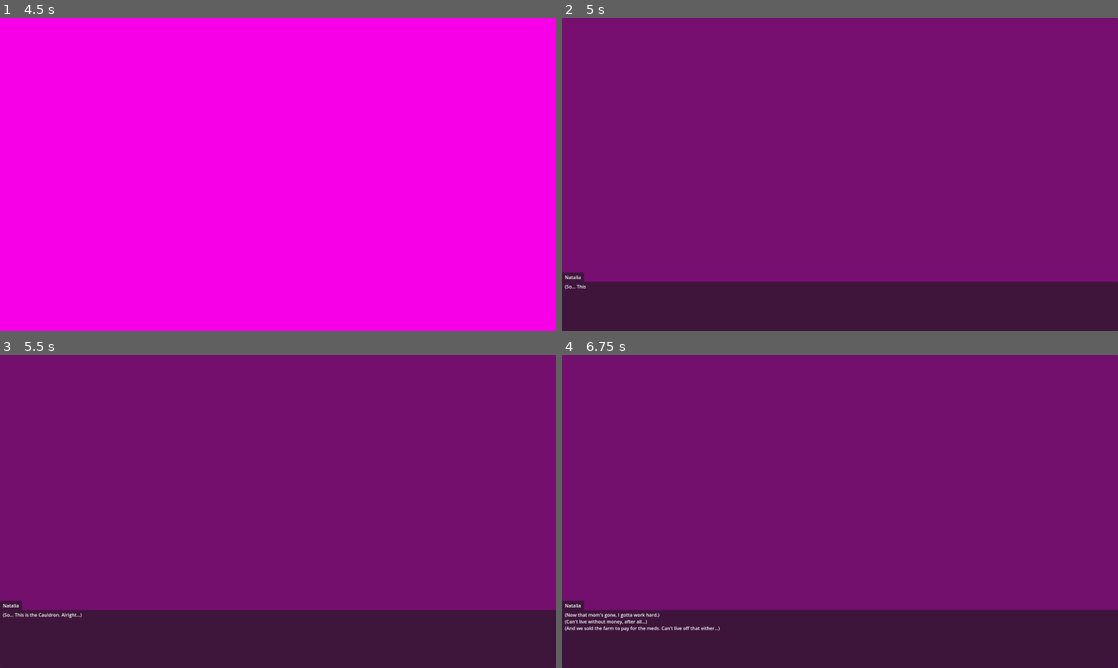
Above: before the commit, frames 1-4 (two rows, left to right).
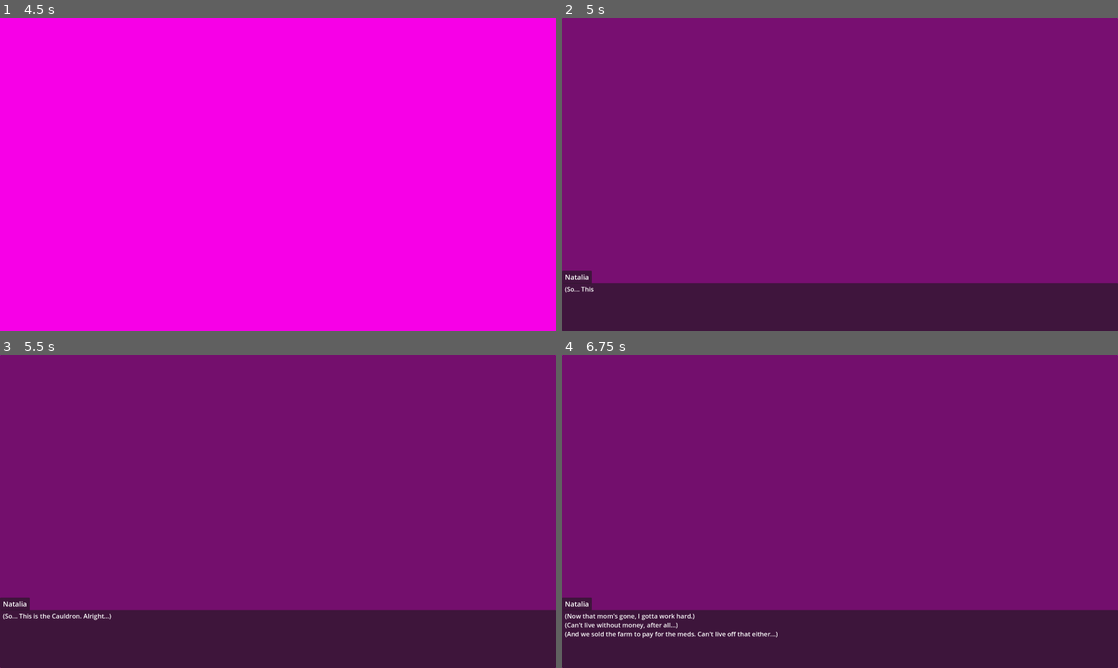
Above: after the commit, the same moments.

Repository: Zettexe/game-jam-dvd-2
Game: Godot game, scene res://MainMenu.tscn
Same seed, same stepped clock (60 frames per second), same inputs: the game is played once before the commit and once after it.
Inputs:
- Up to frame 1 (4.5 s): click "Play" at 0.5 s; click "Play" at 1.25 s; hold D (move_right) 2.03-2.78 s; tap E (interact) every 0.75 s from 2.1 to 4.35 s; hold S (move_down) 2.78-3.53 s; hold D (move_right) 3.53-4.28 s; hold W (move_up) from 4.28 s (still down)
- Up to frame 2 (5 s): keep holding W (move_up)
- Up to frame 3 (5.5 s): release W (move_up) at 5.03 s; hold A (move_left) from 5.03 s (still down); tap E (interact) at 5.1 s
- Up to frame 4 (6.75 s): tap Enter at 5.75 s; tap E (interact) at 5.85, 6.6 s; release A (move_left) at 6.53 s; hold S (move_down) from 6.53 s (still down)

Frame 1 is identical in both runs. In frame 2, 0.6% of the frame differs, in the area x 0-100%, y 80-88%; in frame 3, 0.3%; in frame 4, 1.2%, in the area x 0-39%, y 77-91%.

Commit message:
Fix fontsize and stuff

Diff:
--- a/Dialogue.tscn
+++ b/Dialogue.tscn
@@ -3,7 +3,6 @@
 [ext_resource type="Script" path="res://Scripts/Dialogue.gd" id="1_4sd8c"]
 
 [node name="Dialogue" type="Control" groups=["Dialogue"]]
-visible = false
 layout_mode = 3
 anchors_preset = 15
 anchor_right = 1.0
@@ -41,6 +40,8 @@
 offset_left = 10.0
 offset_right = 10.0
 grow_vertical = 0
+theme_override_font_sizes/normal_font_size = 24
+text = "Aint nothin here"
 fit_content = true
 scroll_active = false
 autowrap_mode = 0
@@ -74,6 +75,7 @@
 offset_bottom = -7.0
 grow_horizontal = 2
 grow_vertical = 2
+theme_override_font_sizes/normal_font_size = 22
 text = "Lorem ipsum dolor sit amet, consectetur adipiscing elit, sed do eiusmod tempor incididunt ut labore et dolore m …(335 unchanged characters)…
 scroll_active = false
 scroll_following = true
--- a/MainMenu.tscn
+++ b/MainMenu.tscn
@@ -1,6 +1,7 @@
-[gd_scene load_steps=11 format=3 uid="uid://cu4sqal4eevky"]
+[gd_scene load_steps=12 format=3 uid="uid://cu4sqal4eevky"]
 
 [ext_resource type="Texture2D" uid="uid://cjrnpquo34dos" path="res://Assets/cutting_board.png" id="1_ceqey"]
+[ext_resource type="Script" path="res://Test.gd" id="1_kr7ow"]
 [ext_resource type="Script" path="res://MenuItems.gd" id="2_uvttq"]
 [ext_resource type="FontFile" uid="uid://bt4bbwg6d7703" path="res://Assets/Rubik/static/Rubik-Medium.ttf" id="3_npuvc"]
 [ext_resource type="Texture2D" uid="uid://ddkde2fx2sciu" path="res://Assets/f1.png" id="4_umhbe"]
@@ -32,6 +33,7 @@
 anchor_bottom = 1.0
 grow_horizontal = 2
 grow_vertical = 2
+script = ExtResource("1_kr7ow")
 
 [node name="Background" type="Panel" parent="."]
 layout_mode = 1
--- a/NPC.tscn
+++ b/NPC.tscn
@@ -7,6 +7,7 @@
 position = Vector2(45, -17)
 collision_layer = 17
 script = ExtResource("1_73cwi")
+dialogue_size = Vector2(200, 85)
 dialogue_offset = Vector2(0, -150)
 sprite_position = Vector2(0, 0)
 
--- a/Scripts/Dialogue.gd
+++ b/Scripts/Dialogue.gd
@@ -28,8 +28,8 @@
 
 # Change to more robust inputs later
 func show_dialogue(npc_name: String, text: String):
-	if not npc_name:
-		name_label.visible = false
+	name_label.visible = not not npc_name
+	await get_tree().process_frame
 	name_label.text = npc_name
 	content_node.text = text
 	content_node.visible_characters = 0
--- a/Scripts/MainInit.gd
+++ b/Scripts/MainInit.gd
@@ -22,7 +22,7 @@
 var loading_target = Color.TRANSPARENT
 var should_move_witch = false
 var game_over = false
-var timeout = 60 * 1 # minutes
+var timeout = 60 * 5 # minutes
 var timer = 0
 var start_timer = false
 
--- a/Scripts/NPC.gd
+++ b/Scripts/NPC.gd
@@ -8,8 +8,8 @@
 @export var npc_content: String
 
 @export var npc: DialogueData.Character
-@export var dialogue_size = Vector2(200, 85)
-@export var dialogue_offset = Vector2(0, -175)
+@export var dialogue_size = Vector2(300, 140)
+@export var dialogue_offset = Vector2(0, -200)
 
 @export var scripted_dialogue: DialogueData.ScriptedDialogue
 
--- /dev/null
+++ b/Test.gd
@@ -0,0 +1,16 @@
+extends Control
+
+# Called when the node enters the scene tree for the first time.
+func _ready():
+	var longest_content = ""
+	for s in DialogueData.SCRIPTED_DIALOGUE:
+		print(s)
+		if s == DialogueData.ScriptedDialogue.INTRO:
+			continue
+
+		for item in DialogueData.SCRIPTED_DIALOGUE[s]:
+			print(item)
+			if item.content.length() > longest_content.length():
+				longest_content = item.content
+
+	print(longest_content)
--- a/test_scene.tscn
+++ b/test_scene.tscn
@@ -38,10 +38,12 @@
 		p.has_crate_powerup = true
 
 func _on_area_player_entered(body):
-	sprite.modulate = Color.RED
+	pass
+	#sprite.modulate = Color.RED
 
 func _on_area_body_exited(body):
-	sprite.modulate = Color.WHITE
+	pass
+	#sprite.modulate = Color.WHITE
 "
 
 [sub_resource type="WorldBoundaryShape2D" id="WorldBoundaryShape2D_xec66"]
@@ -107,12 +109,16 @@
 
 [node name="NPC" parent="Table Set" instance=ExtResource("8_05blk")]
 position = Vector2(-64, -18)
+dialogue_size = Vector2(300, 140)
+dialogue_offset = Vector2(0, -200)
 texture = ExtResource("5_s860t")
 sprite_position = Vector2(-4, -110)
 
 [node name="NPC2" parent="Table Set" instance=ExtResource("8_05blk")]
 position = Vector2(80, -15)
 npc = 1
+dialogue_size = Vector2(300, 140)
+dialogue_offset = Vector2(0, -200)
 texture = ExtResource("6_w4eis")
 sprite_position = Vector2(-4, -110)
 
@@ -125,6 +131,8 @@
 [node name="NPC" parent="Table Set 2" instance=ExtResource("8_05blk")]
 position = Vector2(-66, -18)
 npc = 6
+dialogue_size = Vector2(300, 140)
+dialogue_offset = Vector2(0, -200)
 flip_h = true
 texture = ExtResource("6_w4eis")
 sprite_position = Vector2(-4, -110)
@@ -132,6 +140,8 @@
 [node name="NPC2" parent="Table Set 2" instance=ExtResource("8_05blk")]
 position = Vector2(63, -18)
 npc = 5
+dialogue_size = Vector2(300, 140)
+dialogue_offset = Vector2(0, -200)
 flip_h = true
 texture = ExtResource("11_capwe")
 sprite_position = Vector2(-4, -110)
@@ -144,12 +154,16 @@
 
 [node name="NPC" parent="Table Set 3" instance=ExtResource("8_05blk")]
 position = Vector2(-66, -18)
+dialogue_size = Vector2(300, 140)
+dialogue_offset = Vector2(0, -200)
 texture = ExtResource("11_capwe")
 sprite_position = Vector2(-1, -110)
 
 [node name="NPC2" parent="Table Set 3" instance=ExtResource("8_05blk")]
 position = Vector2(63, -18)
 npc = 1
+dialogue_size = Vector2(300, 140)
+dialogue_offset = Vector2(0, -200)
 texture = ExtResource("8_7upr0")
 sprite_position = Vector2(-1, -90)
 
@@ -162,12 +176,16 @@
 [node name="NPC" parent="Table Set 4" instance=ExtResource("8_05blk")]
 position = Vector2(-66, -18)
 npc = 8
+dialogue_size = Vector2(300, 140)
+dialogue_offset = Vector2(0, -200)
 texture = ExtResource("5_s860t")
 sprite_position = Vector2(-1, -110)
 
 [node name="NPC2" parent="Table Set 4" instance=ExtResource("8_05blk")]
 position = Vector2(63, -18)
 npc = 7
+dialogue_size = Vector2(300, 140)
+dialogue_offset = Vector2(0, -200)
 texture = ExtResource("8_7upr0")
 sprite_position = Vector2(-1, -90)
 
@@ -179,12 +197,16 @@
 
 [node name="NPC" parent="Table Set 5" instance=ExtResource("8_05blk")]
 position = Vector2(-66, -18)
+dialogue_size = Vector2(300, 140)
+dialogue_offset = Vector2(0, -200)
 texture = ExtResource("11_capwe")
 sprite_position = Vector2(-1, -110)
 
 [node name="NPC2" parent="Table Set 5" instance=ExtResource("8_05blk")]
 position = Vector2(63, -18)
 npc = 1
+dialogue_size = Vector2(300, 140)
+dialogue_offset = Vector2(0, -200)
 flip_h = true
 texture = ExtResource("5_s860t")
 sprite_position = Vector2(-1, -110)
@@ -197,6 +219,8 @@
 
 [node name="NPC" parent="Table Set 6" instance=ExtResource("8_05blk")]
 position = Vector2(-66, -18)
+dialogue_size = Vector2(300, 140)
+dialogue_offset = Vector2(0, -200)
 flip_h = true
 texture = ExtResource("8_7upr0")
 sprite_position = Vector2(-1, -90)
